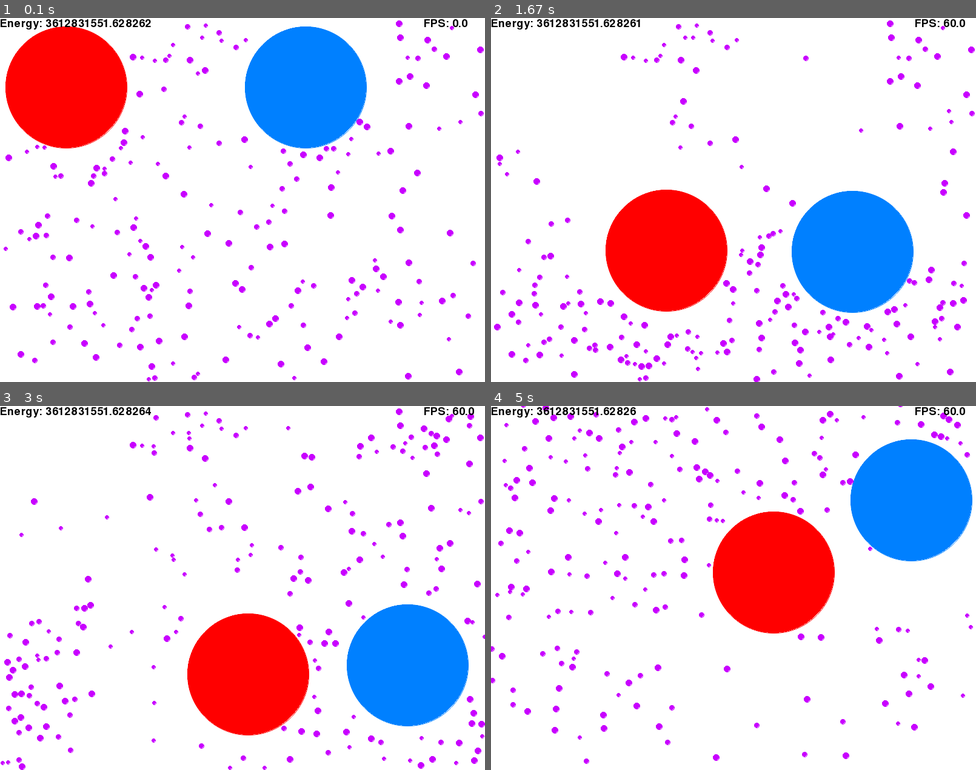
Above: before the commit, frames 1-4 (two rows, left to right).
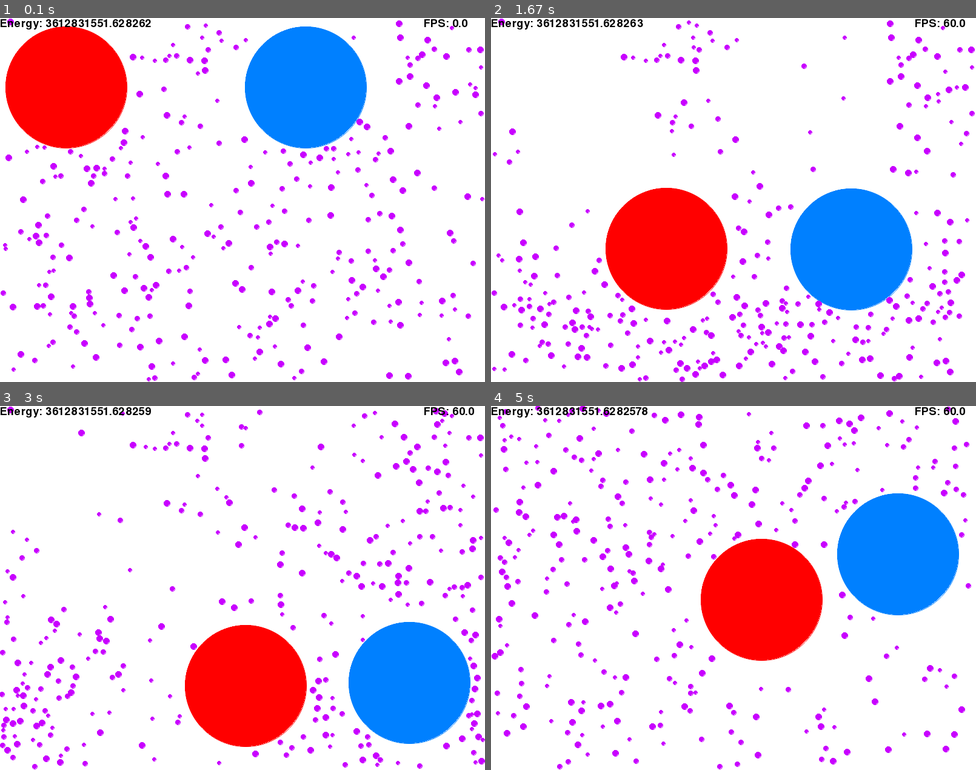
Above: after the commit, the same moments.

Repository: MatKrzykowski/Particles
Game: pygame game, started from Pygame_visualization.py
Two runs of this game, one before a commit and one after it. Both use one fixed random seed, a clock stepped at 60 frames per second and the inputs below.
Inputs:
- Up to frame 1 (0.1 s): no input
- Up to frame 2 (1.67 s): no input
- Up to frame 3 (3 s): no input
- Up to frame 4 (5 s): no input

The runs differ from the first frame. In frame 1, 1.3% of the frame differs, in the area x 0-100%, y 0-100%; in frame 2, 6.5%; in frame 3, 11%; in frame 4, 18%.

Commit message:
Streamline the algorithm

Diff:
--- a/BM_common.py
+++ b/BM_common.py
@@ -17,12 +17,16 @@
 # Libraries imports
 import numpy as np  # Import math modules
 
+import pygame
+
 # Size of the window
 WIDTH, HEIGHT = 800, 600
 
 # Colors
-PURPLE = (0, 128, 255)
+BLACK = (0, 0, 0)
+BLUE = (0, 128, 255)
 RED = (255, 0, 0)
+PURPLE = (200, 0, 255)
 
 
 def sqlength(A):
@@ -49,14 +53,16 @@
     """
     if dist <= i.radius + j.radius:  # Collision if distance too small
         # Scalar product appearing in the calculations
-        scalar = np.sum((i.position - j.position) * (i.velocity - j.velocity))
+        i_pos, i_vel = i.position, i.velocity
+        j_pos, j_vel = j.position, j.velocity
+        scalar = np.sum((i_pos - j_pos) * (i_vel - j_vel))
         if scalar < 0.0:  # Check if collision didn't already happen
             # Calculation of constant appearing in the calculations
             A = 2 * scalar / (i.mass + j.mass) / dist**2
             # Change in the velocity vectors for i and j
             i.velocity, j.velocity = \
-                i.velocity - j.mass * A * (i.position - j.position), \
-                j.velocity - i.mass * A * (j.position - i.position)
+                i_vel - j.mass * A * (i_pos - j_pos), \
+                j_vel - i.mass * A * (j_pos - i_pos)
 
 
 ##########################################################################
@@ -76,7 +82,8 @@
         self.items = []
 
         # Matrix with infinite diagonal elements
-        self.inf_diag = np.diag(np.inf * np.ones(n, dtype="float64"))
+        self.inf_triag = np.finfo(np.float64).max / 2 * np.tri(
+            n, n, dtype="float64").transpose()
 
         self.generate_particles()
 
@@ -85,7 +92,7 @@
         if self.n_big >= 1:
             self.items.append(Particle(100, 100, 200, 300, 100, color=RED))
         if self.n_big >= 2:
-            self.items.append(Particle(500, 100, 100, 300, 100, color=PURPLE))
+            self.items.append(Particle(500, 100, 100, 300, 100, color=BLUE))
 
     def generate_small(self):
         """Add up to n small particles in random locations."""
@@ -122,7 +129,7 @@
 
         Returns total energy of the particles, double.
         """
-        return sum([item.kinetic for item in self.items])
+        return sum(item.kinetic for item in self.items)
 
     def time_evolution(self):
         """Time evolution method for particles."""
@@ -136,55 +143,33 @@
 
         # 2D array of distance vectors
         dist_arr = dist_arr.reshape(self.n, 1, 2) - dist_arr
-        dist_arr = np.sqrt((dist_arr**2).sum(2))
-
-        dist_arr += self.inf_diag  # Make diagonal elements, otherwise 0, infinite
+        dist_arr = np.hypot(dist_arr[:, :, 0], dist_arr[:, :, 1])
+
+        dist_arr += self.inf_triag  # Make diagonal elements, otherwise 0, infinite
 
         if self.n_big >= 2:  # Unique interaction of 2 big particles
-            simulation_step(self.items[0], self.items[1], dist_arr[0, 1])
+            simulation_step(self.items[0], self.items[1], dist_arr[1, 0])
 
             # Remaining interactions
             dist_arr = dist_arr[2:, :]  # Remove unnecessary elements
 
-        while True:  # Remaining interactions if available
-            min_arg = np.argmin(dist_arr, 0)  # Find arguments for minima
-            # Assign pairs i,j so that they point to the minima
-            for i, j in enumerate(min_arg):
-                # Simulation step for found pair of particles
-                simulation_step(self.items[i], self.items[j + self.n_big],
-                                dist_arr[j, i])
-                # Make visited values infinite
-                if i < len(min_arg) - self.n_big:
-                    dist_arr[i, j] = np.inf
-                dist_arr[j, i] = np.inf
-
-            # Break loop if all remaining distance larger than max interaction
-            # dist
-            min_val = np.min(dist_arr, 0)
-            if (min_val >= self.max_dist[0:len(min_val)]).all():
-                break
-
-            # Otherwise remove as much right hand side elements as possible
-            i = len(min_val) - 1  # Index to be removed
-            while True:
-                # If element is safe to be removed, continue
-                if min_val[i] > self.max_dist[i]:
-                    i -= 1
-                # If not slice the distance array and break from the loop
-                else:
-                    dist_arr = dist_arr[:i + 1, :i + 1]
-                    break
-
-            # Reflect from walls and other effects
-            for item in self.items:
-                item.reflect()  # Reflect particle from walls
+        min_arg = np.argmin(dist_arr, 0)  # Find arguments for minima
+        # Assign pairs i,j so that they point to the minima
+        for i, j in enumerate(min_arg):
+            # Simulation step for found pair of particles
+            simulation_step(self.items[i], self.items[j + self.n_big],
+                            dist_arr[j, i])
+
+        # Reflect from walls and other effects
+        for item in self.items:
+            item.reflect()  # Reflect particle from walls
 
 
 class Particle:
     """Class describing particle"""
     rho = 1.0  # Density
 
-    def __init__(self, x, y, vx, vy, radius, color=(200, 0, 255)):
+    def __init__(self, x, y, vx, vy, radius, color=PURPLE):
         """Instantiation operation.
 
         x, y - position [pixel], integer,
@@ -235,3 +220,8 @@
     def intpos(self):
         """Return position tuple cast onto integers."""
         return (int(self.position[0]), int(self.position[1]))
+
+
+    def draw_particle(self, screen):
+        pygame.draw.circle(screen, self.color, self.intpos, self.radius)
+        pygame.gfxdraw.aacircle(screen, *self.intpos, self.radius, self.color)
--- a/Pygame_visualization.py
+++ b/Pygame_visualization.py
@@ -6,20 +6,10 @@
 import pygame.locals
 
 # Import my common file
-from BM_common import Particle, Particles
+from BM_common import Particle, Particles, BLACK
 
 # Size of the window
 WIDTH, HEIGHT = 800, 600
-BLACK = (0, 0, 0)
-
-
-def draw_particle(self, screen):
-    pygame.draw.circle(screen, self.color, self.intpos, self.radius)
-    pygame.gfxdraw.aacircle(screen, *self.intpos, self.radius, self.color)
-
-
-Particle.draw_particle = draw_particle
-
 
 def draw_energy(screen, objs, font):
     text_render = font.render("Energy: " + str(objs.total_energy), True,
@@ -49,7 +39,7 @@
     pygame.display.set_caption('Brownian motion')
 
     # Generate list of particles
-    particles = Particles(3, 5, 2, 200, 0.002)
+    particles = Particles(3, 5, 2, 300, 0.002)
 
     # Prepare print of the text
     fontObj = pygame.font.Font('freesansbold.ttf', FONTSIZE)
